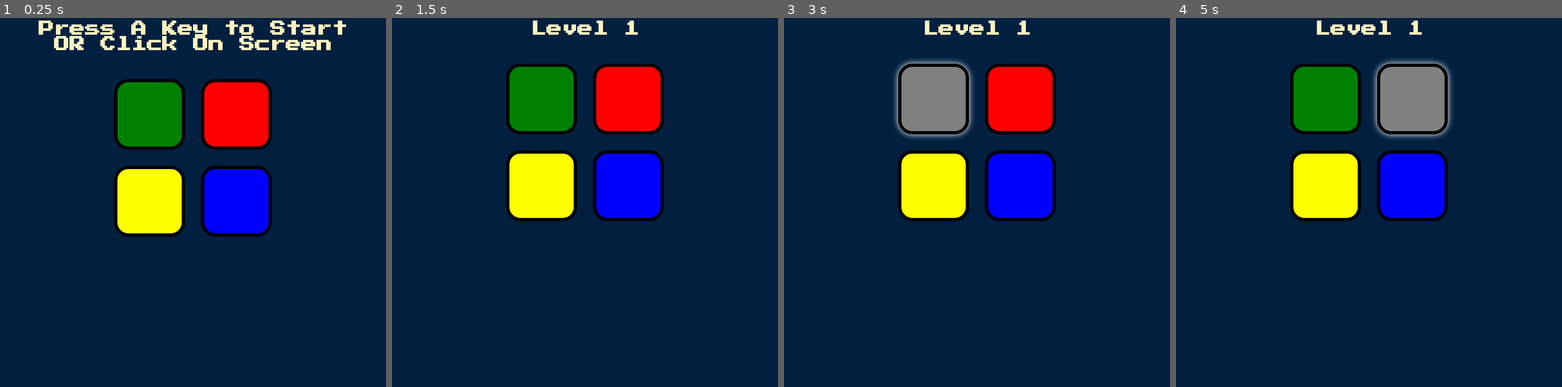
Above: before the commit, frames 1-4 (left to right).
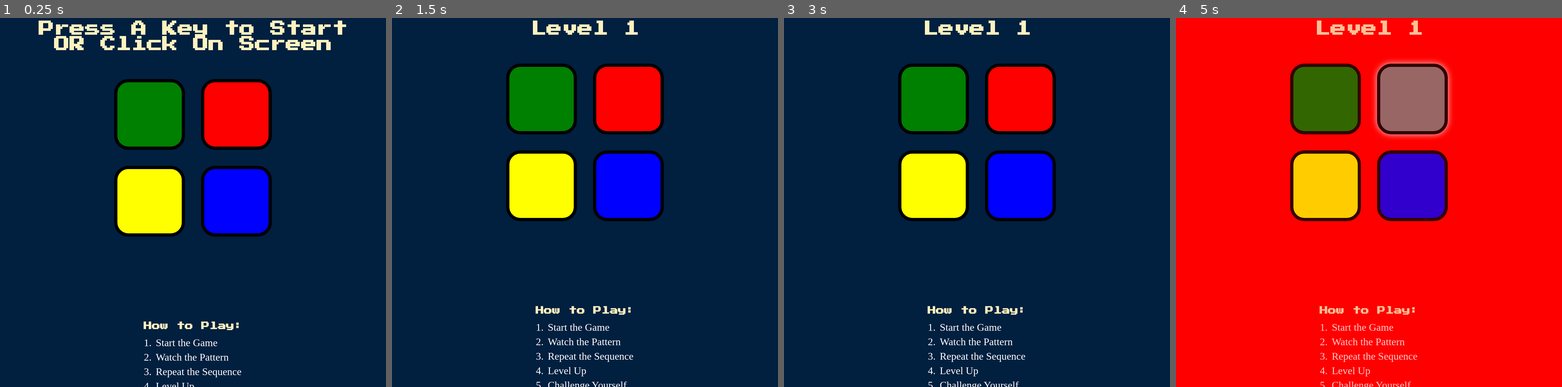
Above: after the commit, the same moments.

Repository: divyanshu-nagar/Simon-Game-Challenge-Starting-Files
Game: browser game, page index.html
Two runs of this game, one before a commit and one after it. Both use one fixed random seed, a clock stepped at 60 frames per second and the inputs below.
Inputs (mouse positions are in pixels of both pictures, inside the frame that each line leads up to; where the layout moved, square brackets give the same spot in the first picture):
- Up to frame 1 (0.25 s): no input
- Up to frame 2 (1.5 s): tap A at 0.27 s; click (585, 243) [585, 139] at 1.07 s; tap Space at 1.1 s; click (542, 184) at 1.27 s
- Up to frame 3 (3 s): tap Space at 1.6, 2.1, 2.6 s; click (946, 169) [946, 102] at 1.67 s; click (934, 99) at 1.87 s; click (1007, 150) [1007, 91] at 2.27 s; click (1019, 184) at 2.47 s; click (1000, 279) [1000, 161] at 2.87 s
- Up to frame 4 (5 s): click (1411, 99) at 3.07 s; tap Space every 0.5 s from 3.1 to 4.6 s; click (1330, 298) [1330, 169] at 3.47 s; click (1411, 184) at 3.67 s; click (1369, 132) [1369, 80] at 4.07 s; click (1326, 99) at 4.27 s; click (1415, 224) [1415, 132] at 4.67 s; click (1411, 99) at 4.87 s

The runs differ from the first frame. In frame 1, 0.7% of the frame differs, in the area x 37-63%, y 82-100%; in frame 2, 0.8%; in frame 3, 4.4%; in frame 4, 100%, in the area x 0-100%, y 0-100%.

Commit message:
adding instructions

Diff:
--- a/index.html
+++ b/index.html
@@ -36,6 +36,17 @@
 
   </div>
 
+  <div>
+    <h2 class="Instruction">How to Play: </h2>
+    <ol type="1" class="list">
+      <li class="step">Start the Game</li>
+      <li class="step">Watch the Pattern</li>
+      <li class="step">Repeat the Sequence</li>
+      <li class="step">Level Up</li>
+      <li class="step">Challenge Yourself</li>
+    </ol>
+  </div>
+
   <script src="https://ajax.googleapis.com/ajax/libs/jquery/3.7.1/jquery.min.js"></script>
   <script src="./game.js"></script>
 </body>
--- a/styles.css
+++ b/styles.css
@@ -58,3 +58,24 @@
   display: flex;
   justify-content: center;
 }
+
+
+.Instruction{
+  font-family: 'Press Start 2P', cursive;
+  color: #FEF2BF;
+  margin-top: 20vh;
+  font-size: 1.6rem;
+}
+.list{
+  display: table;
+  margin: 20px auto;
+  padding-left: 30px;
+
+}
+.step{
+  color: white;
+  text-align: left;
+  padding-left: 5px;
+  margin-bottom: 8px;
+  font-size: clamp(1.5rem, 3vw, 2rem);
+}
